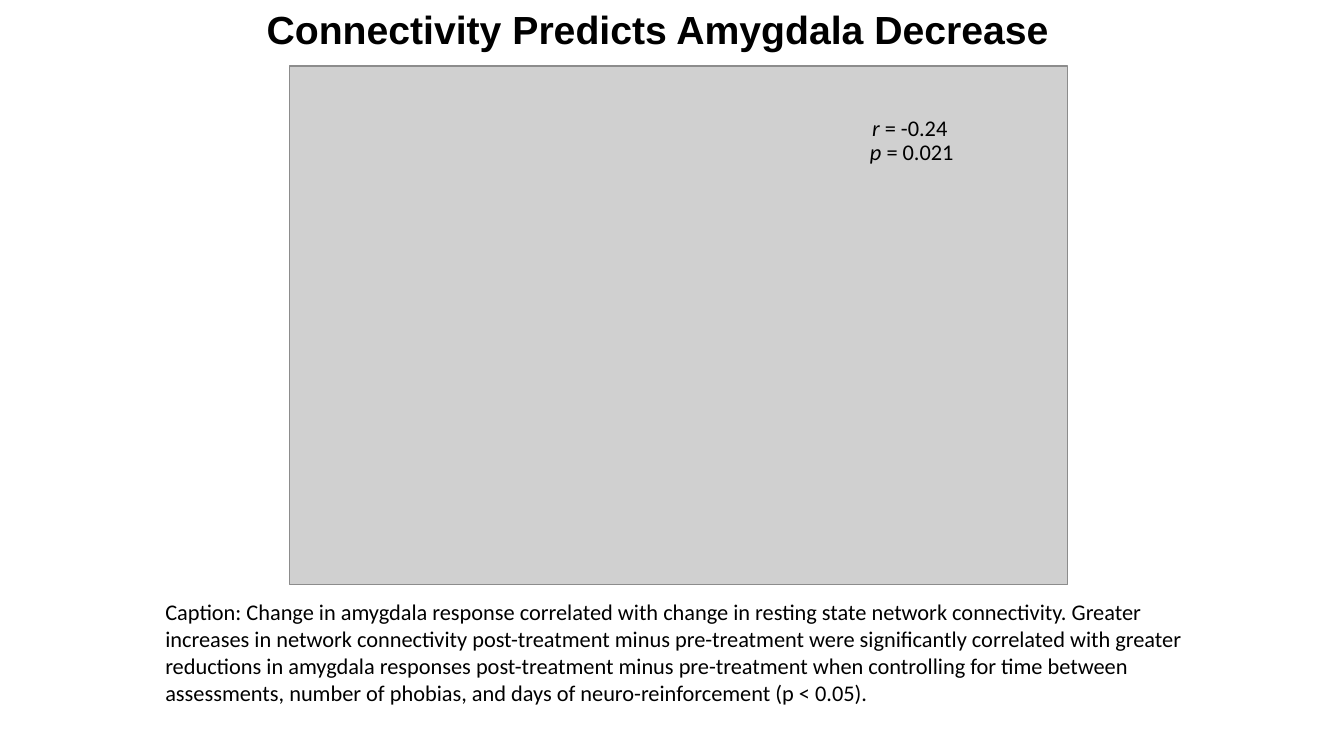
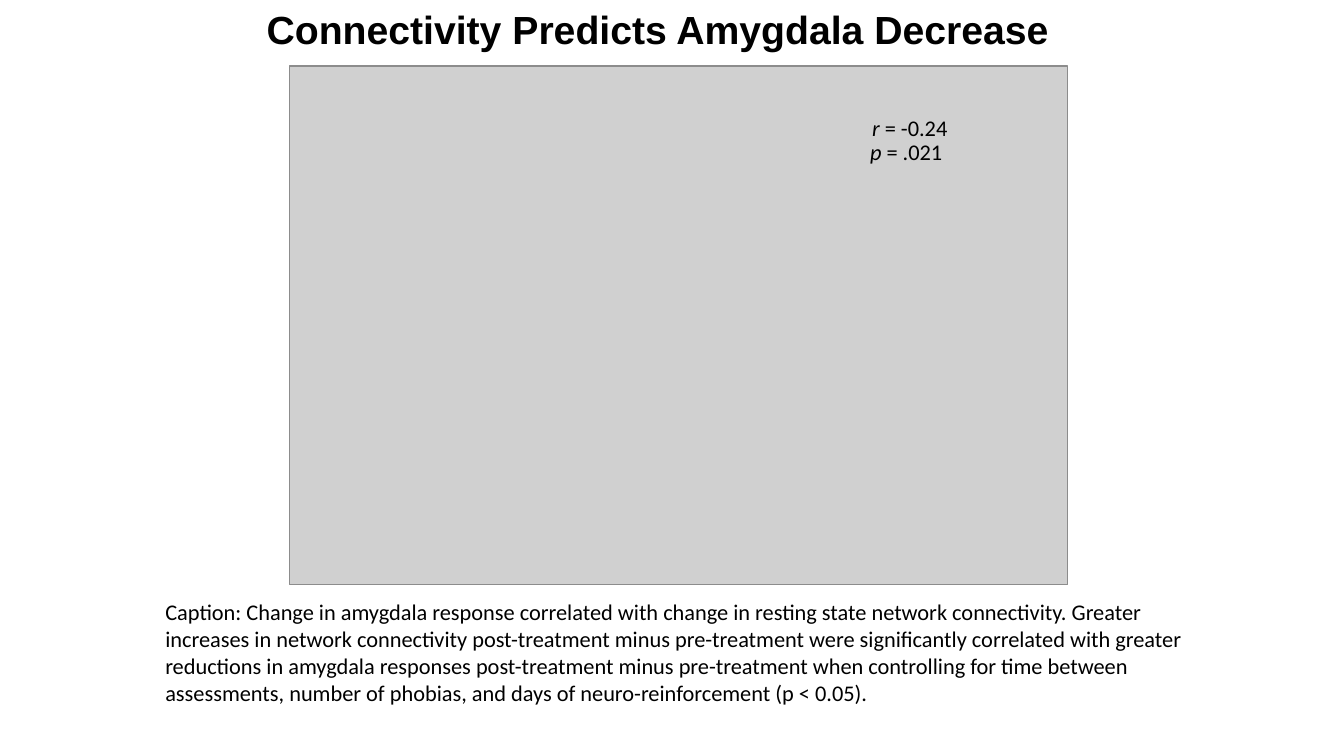
Before and after one commit to fsleyes/restingstate, a slide deck: slide 3 of restingstate_figures.pptx. Drawn at 1344x756 pixels with LibreOffice and Linux fonts; fonts in the diff are those of the drawing; grey boxes stand for pictures. Boxes give left, top, right and bottom in pixels: in the first picture for what was removed or moved away, otherwise in the second. Text is boxed around its words. In the diff, an @@ line names an element or a change of style, - is before the commit and + after.

```diff
--- a/restingstate_figures.pptx
+++ b/restingstate_figures.pptx
@@ text at (870, 145, 943, 164): text changed @@
-p = 0.021
+p = .021
```
Also in this commit, not shown: 1 other file.
